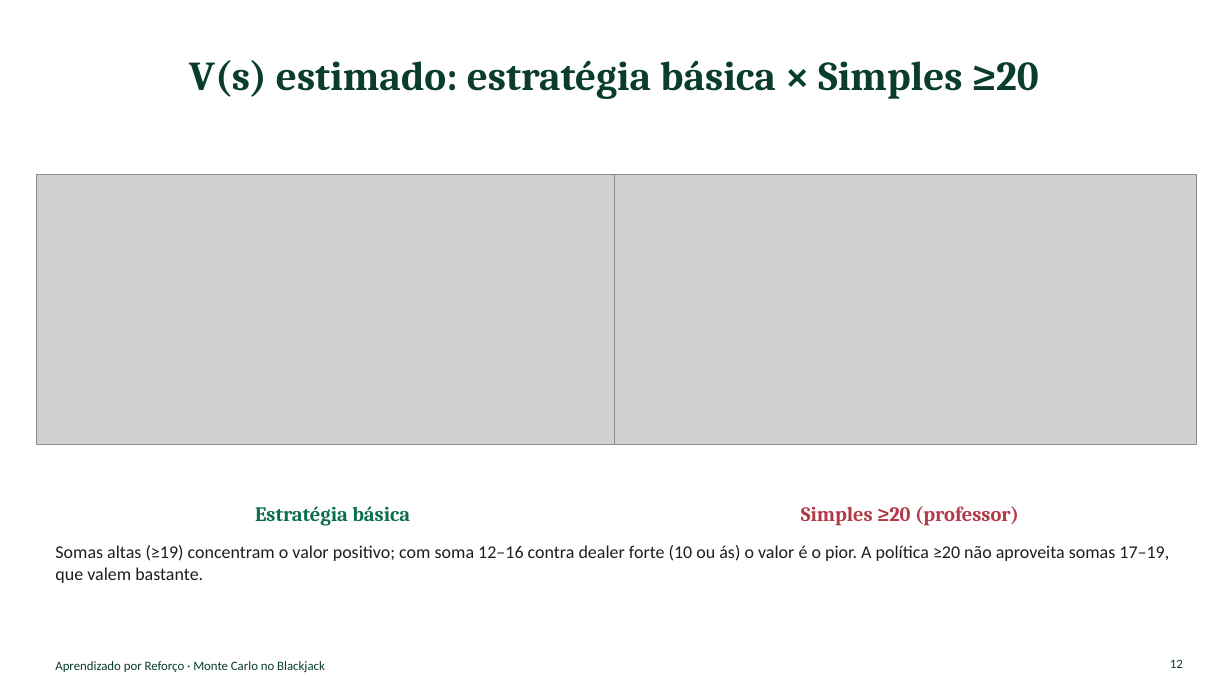
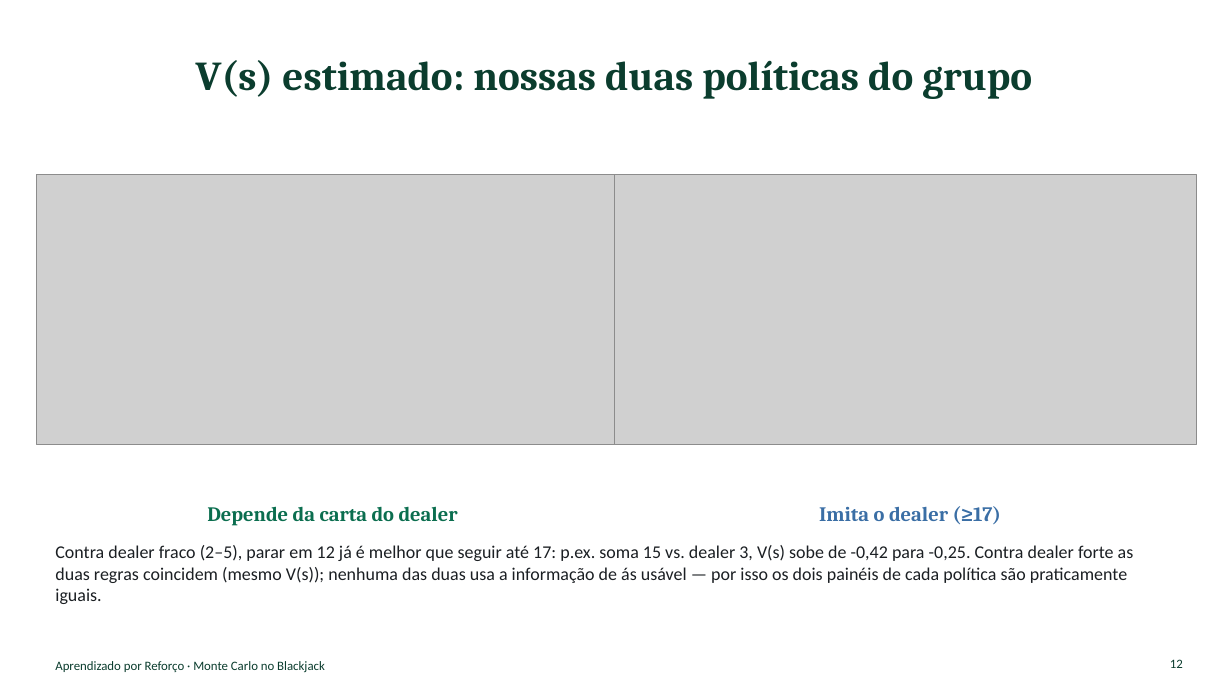
Before and after one commit to Lucaslquadros/AC2-RL, a slide deck: slide 12 of apresentacao/Apresentacao_Monte_Carlo_AC2_v2.pptx. Drawn at 1232x693 pixels with LibreOffice and Linux fonts; fonts in the diff are those of the drawing; grey boxes stand for pictures. Boxes give left, top, right and bottom in pixels: in the first picture for what was removed or moved away, otherwise in the second. Text is boxed around its words. In the diff, an @@ line names an element or a change of style, - is before the commit and + after.

Commit message:
Define politicas proprias do grupo e revisa experimentos/apresentacao
- Substitui os placeholders de politica por duas politicas do grupo:
  "Imita o dealer (>=17)" e "Depende da carta do dealer" (para em 12
  contra dealer fraco 2-5), com First-Visit MC recalculado (200k
  episodios) e resultados atualizados em resultados/.
- Adiciona guia explicativo dos experimentos para leigos (docs/,
  versoes .md e .html).
- Revisa a apresentacao (v2) com os novos numeros/graficos e cria v3
  com ajustes de storytelling: notas do apresentador corrigidas,
  slide de politicas aprendidas recalculado contra as politicas atuais,
  nova slide comparando as duas politicas do grupo lado a lado.
- Gera visuais novos de apoio (heatmaps de decisao/V(s), divergencia,
  grafico animado) em resultados/.

```diff
--- a/apresentacao/Apresentacao_Monte_Carlo_AC2_v2.pptx
+++ b/apresentacao/Apresentacao_Monte_Carlo_AC2_v2.pptx
@@ title at (196, 60, 1032, 99): text changed @@
-V(s) estimado: estratégia básica × Simples ≥20
+V(s) estimado: nossas duas políticas do grupo
@@ text at (207, 506, 458, 526): text changed @@
-Estratégia básica
+Depende da carta do dealer
@@ text at (819, 506, 1001, 524): text changed; text colour #B23A48 to #3A6EA5 @@
-Simples ≥20 (professor)
+Imita o dealer (≥17)
@@ text at (55, 545, 1134, 604): text changed @@
-Somas altas (≥19) concentram o valor positivo; com soma 12–16 contra dealer forte (10 ou ás) o valor é o pior. A política ≥20 não aproveita somas 17–19, que valem bastante.
+Contra dealer fraco (2–5), parar em 12 já é melhor que seguir até 17: p.ex. soma 15 vs. dealer 3, V(s) sobe de -0,42 para -0,25. Contra dealer forte as duas regras coincidem (mesmo V(s)); nenhuma das duas usa a informação de ás usável — por isso os dois painéis de cada política são praticamente iguais.
```
Also in this commit, not shown: 6 other slides changed, 1 slide added, 16 other files.
